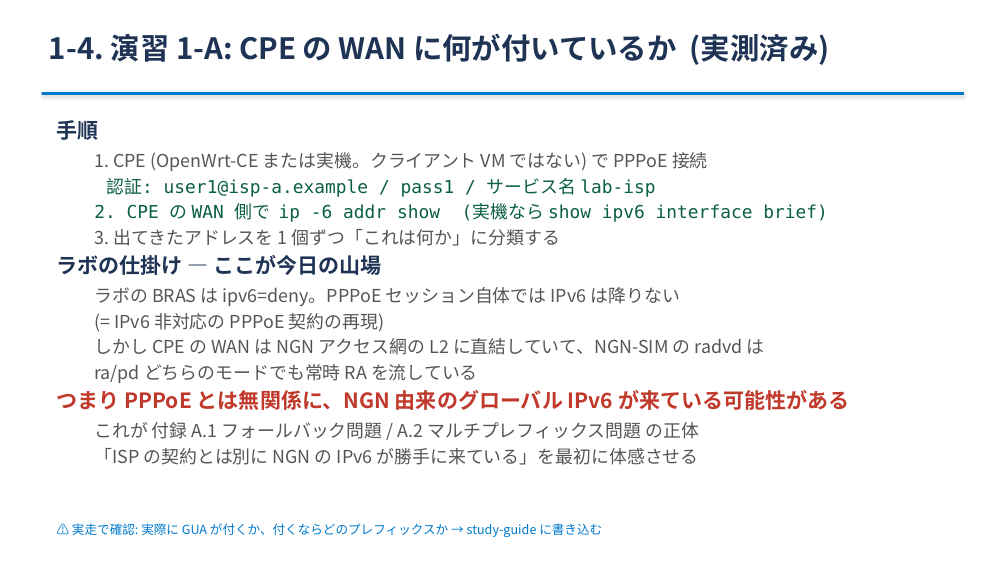
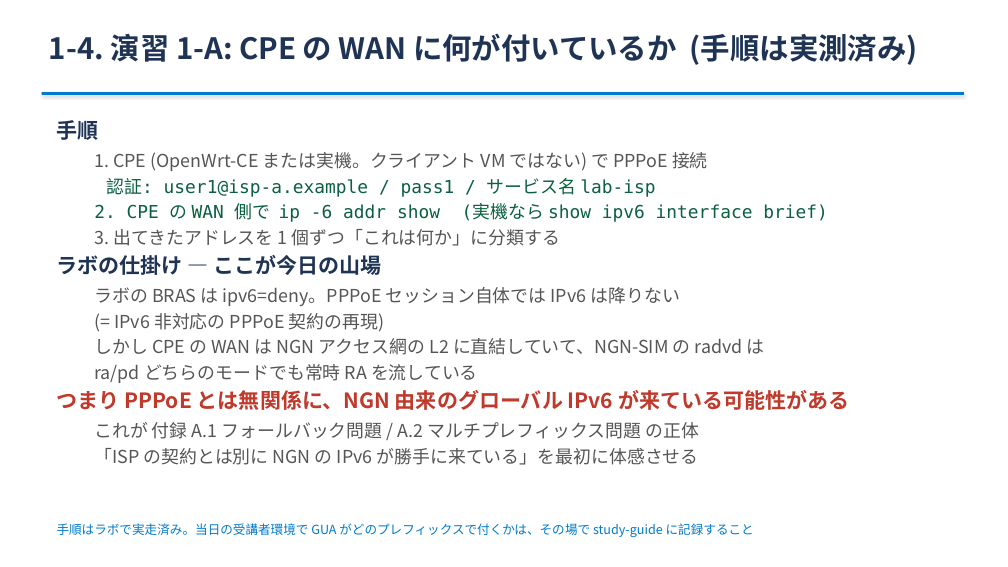
Before and after one commit to ginchankawaii/claude-code-book-template, a slide deck: slide 27 of docs/ipoe-lab/slides/toranomaki.pptx. Drawn at 1008x567 pixels with LibreOffice and Linux fonts; fonts in the diff are those of the drawing. Boxes give left, top, right and bottom in pixels: in the first picture for what was removed or moved away, otherwise in the second. Text is boxed around its words. In the diff, an @@ line names an element or a change of style, - is before the commit and + after.

```diff
--- a/docs/ipoe-lab/slides/toranomaki.pptx
+++ b/docs/ipoe-lab/slides/toranomaki.pptx
@@ text at (49, 33, 918, 65): text changed @@
-1-4. 演習 1-A: CPE の WAN に何が付いているか (実測済み)
+1-4. 演習 1-A: CPE の WAN に何が付いているか (手順は実測済み)
@@ text at (57, 523, 754, 537): text changed @@
-⚠ 実走で確認: 実際に GUA が付くか、付くならどのプレフィックスか → study-guide に書き込む
+手順はラボで実走済み。当日の受講者環境で GUA がどのプレフィックスで付くかは、その場で study-guide に記録すること
```
Also in this commit, not shown: 15 other slides changed, 3 other files.
